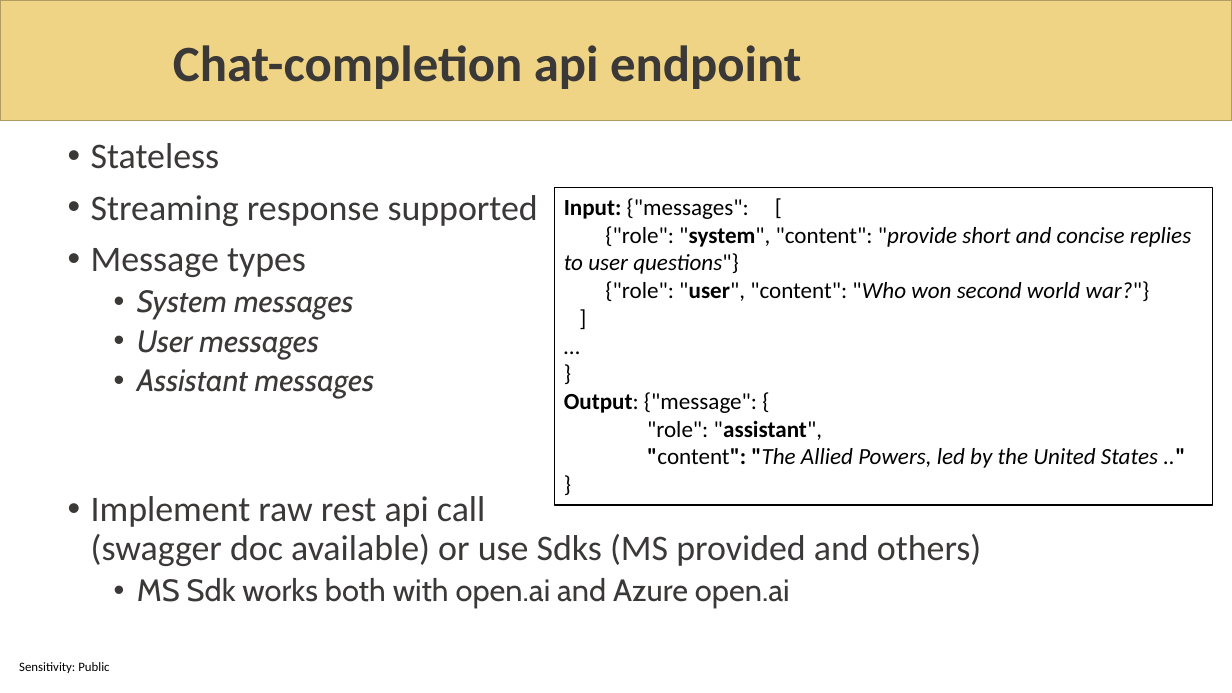
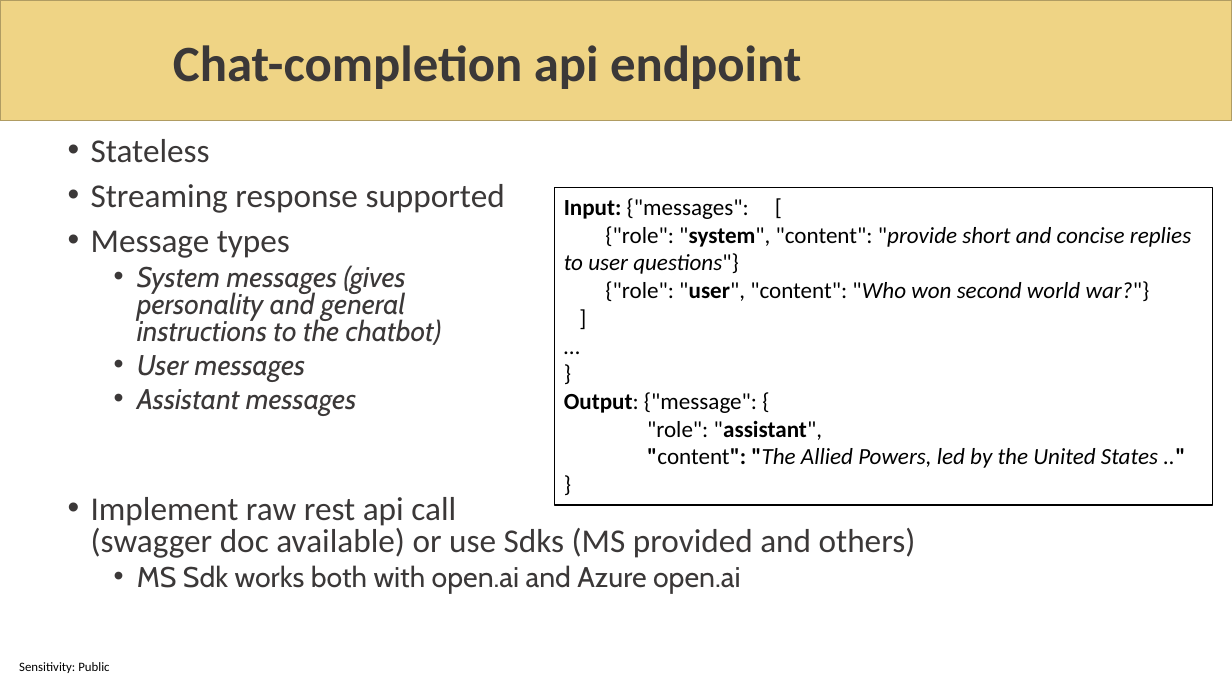
Before and after one commit to sabbadino/AzureDay2023Torino, a slide deck: slide 6 of sessions/room1_15_30/azure-day-ChatBot.pptx. Drawn at 1232x693 pixels with LibreOffice and Linux fonts; fonts in the diff are those of the drawing; background and template pictures are left out. Boxes give left, top, right and bottom in pixels: in the first picture for what was removed or moved away, otherwise in the second. Text is boxed around its words. In the diff, an @@ line names an element or a change of style, - is before the commit and + after.

```diff
--- a/sessions/room1_15_30/azure-day-ChatBot.pptx
+++ b/sessions/room1_15_30/azure-day-ChatBot.pptx
@@ text at <box>91,139,916,594</box>: size 28 to 25.9 pt in "Stateless", "Streaming response supported", "Message types", "Implement raw rest api call (swagger doc ..."; size 24 to 22.2 pt in "User messages", "Assistant messages", "MS Sdk works both with open.ai and ..."; line spacing 0.9 to 0.8 @@
@@ text at <box>137,265,441,345</box>: text changed; size 24 to 22.2 pt @@
-  • System messages
+  • System messages (gives
+    personality and general
+    instructions to the chatbot)
```
Also in this commit, not shown: 9 other slides changed, 1 slide added, 2 slides removed, 2 other files.
